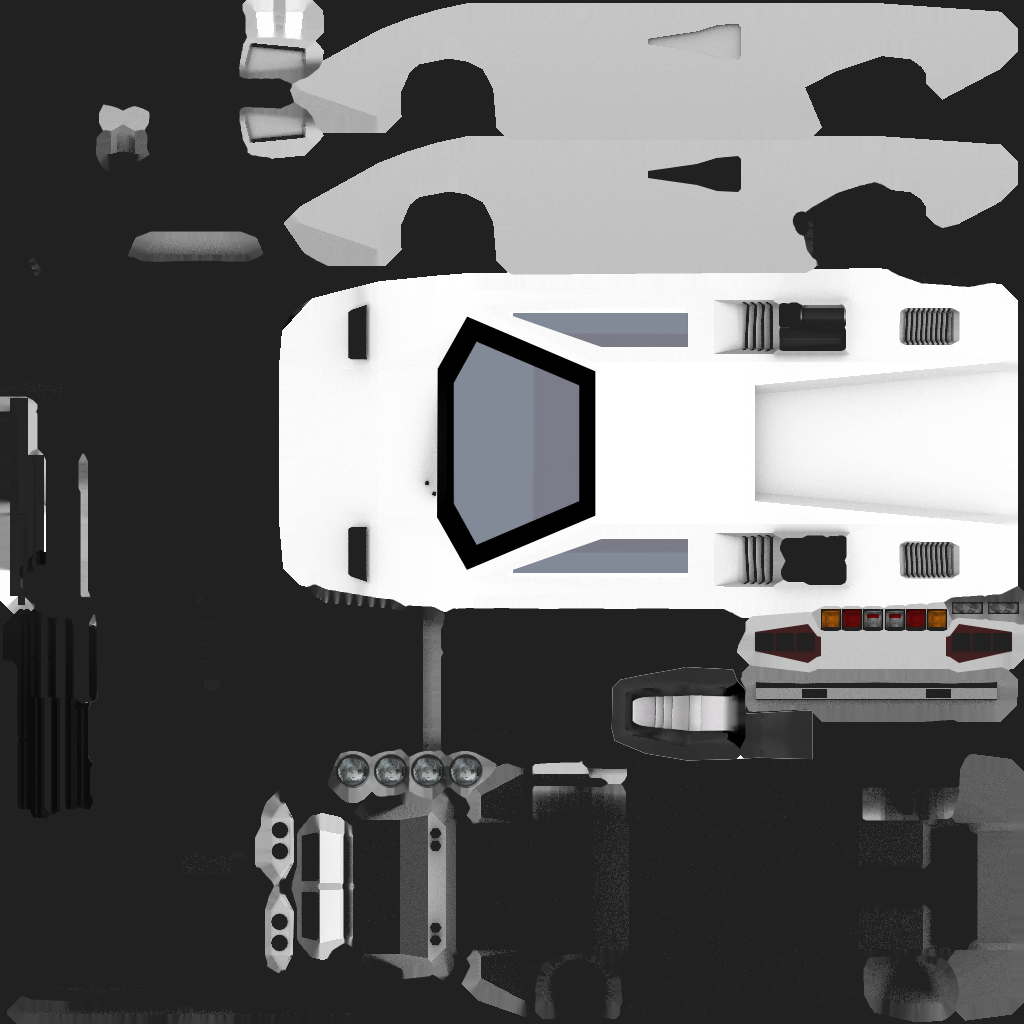
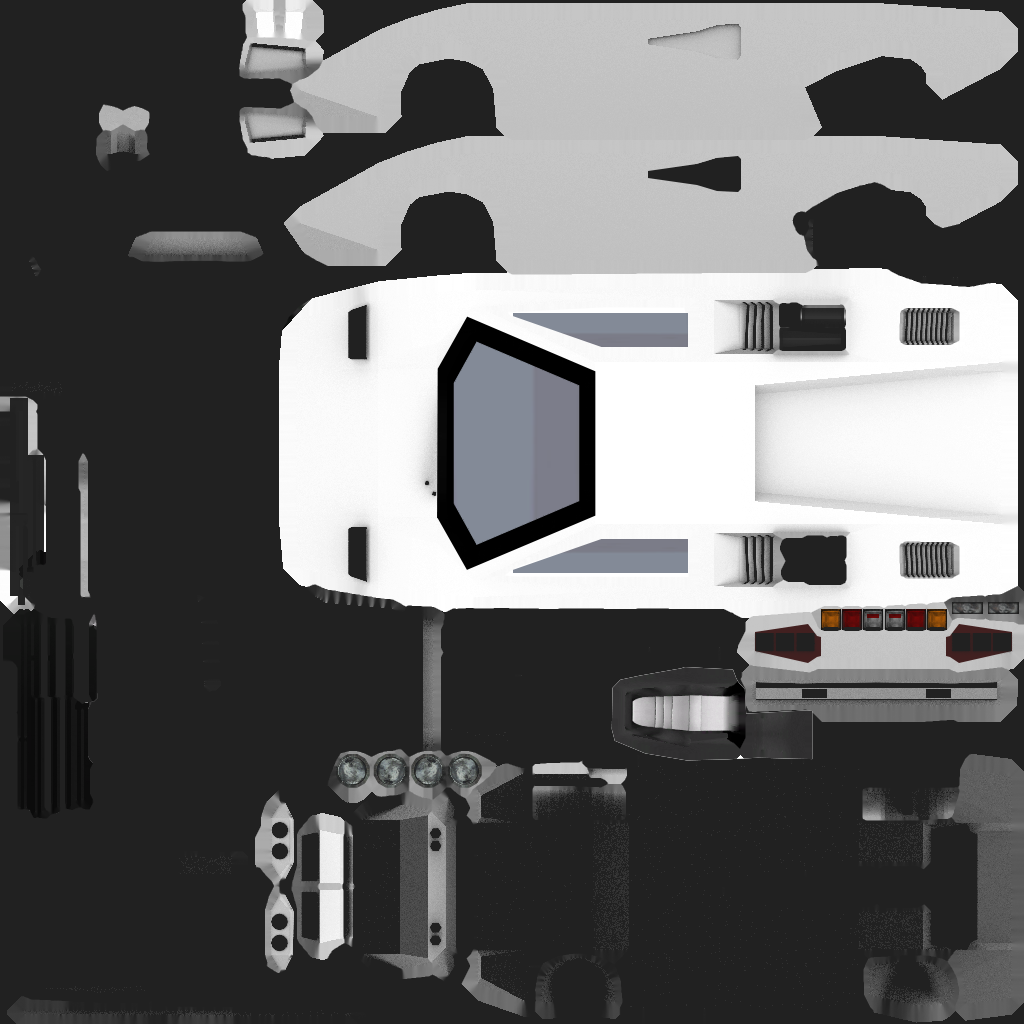
Layer changes from the first 1024x1024 image to the second:
renamed "RIGHT LIGHTS" to "LEFT / RIGHT LIGHTS", painted on it, masked it over [336, 753, 483, 788]
removed layer "LEFT LIGHTS" from group "FRONT LIGHTS" over [336, 754, 408, 788]
